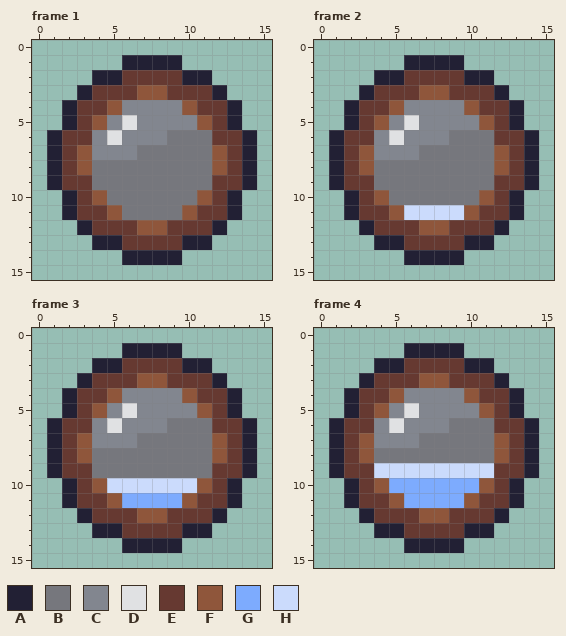
Two states of a pixel-art file, assets/art/ui/ui .ase files/tideclock.ase. The picture above was drawn from the file before the commit.
16x16 pixels, 14 frames. Colours within 5 levels of each other are drawn and written as one. Shown: frame 1, frame 2, frame 3, frame 4. The commit also changed other frames, which this record leaves out.
Palette (. is transparent): A #222034  B #76777d  C #82868f  D #e0e1e3  E #663931  F #8f563b  G #7dabfe  H #cbdbfc
After the commit:
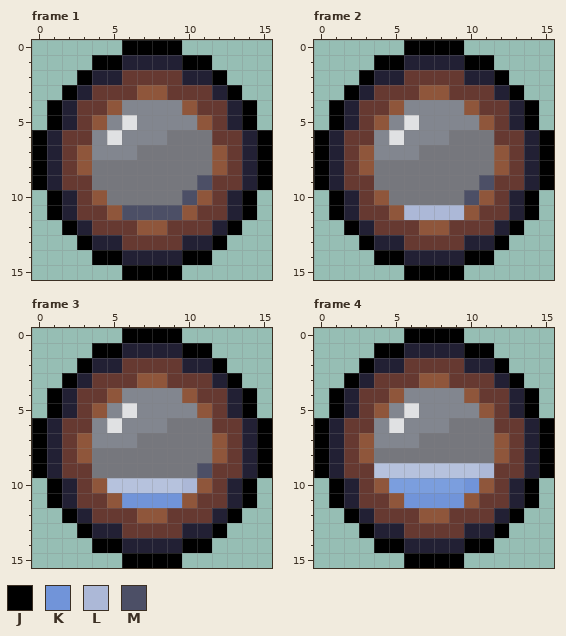
Colours new in this view: J #000000  K #7194d9  L #acb8d7  M #4c4f66
What changed:
layer "Layer 1" now shown
layer "Layer 5" opacity 100% -> 75%
@@ palette @@
-G #7dabfe
+G #7b9ede
-H #cbdbfc
+H #b6c2dd
--- frame 1, layers "Layer 2", "Layer 1"
@@ x 0..15 @@
- 0 ................
- 1 ......AAAA......
- 2 ....AAEEEEAA....
- 3 ...AEEEFFEEEA...
- 4 ..AEEFCCCCFEEA..
- 5 ..AEFCDCCCCFEA..
- 6 .AEECDCCCBBBEEA.
- 7 .AEFCCCBBBBBFEA.
- 8 .AEFBBBBBBBBFEA.
- 9 .AEEBBBBBBBBEEA.
-10 ..AEFBBBBBBFEA..
-11 ..AEEFBBBBFEEA..
-12 ...AEEEFFEEEA...
-13 ....AAEEEEAA....
-14 ......AAAA......
-15 ................
+ 0 ......JJJJ......
+ 1 ....JJAAAAJJ....
+ 2 ...JAAEEEEAAJ...
+ 3 ..JAEEEFFEEEAJ..
+ 4 .JAEEFCCCCFEEAJ.
+ 5 .JAEFCDCCCCFEAJ.
+ 6 JAEECDCCCBBBEEAJ
+ 7 JAEFCCCBBBBBFEAJ
+ 8 JAEFBBBBBBBBFEAJ
+ 9 JAEEBBBBBBBMEEAJ
+10 .JAEFBBBBBMFEAJ.
+11 .JAEEFMMMMFEEAJ.
+12 ..JAEEEFFEEEAJ..
+13 ...JAAEEEEAAJ...
+14 ....JJAAAAJJ....
+15 ......JJJJ......
--- frame 2, layers "Layer 2", "Layer 1"
@@ x 0..15 @@
- 0 ................
- 1 ......AAAA......
- 2 ....AAEEEEAA....
- 3 ...AEEEFFEEEA...
- 4 ..AEEFCCCCFEEA..
- 5 ..AEFCDCCCCFEA..
- 6 .AEECDCCCBBBEEA.
- 7 .AEFCCCBBBBBFEA.
- 8 .AEFBBBBBBBBFEA.
- 9 .AEEBBBBBBBBEEA.
-10 ..AEFBBBBBBFEA..
-11 ..AEEFHHHHFEEA..
-12 ...AEEEFFEEEA...
-13 ....AAEEEEAA....
-14 ......AAAA......
-15 ................
+ 0 ......JJJJ......
+ 1 ....JJAAAAJJ....
+ 2 ...JAAEEEEAAJ...
+ 3 ..JAEEEFFEEEAJ..
+ 4 .JAEEFCCCCFEEAJ.
+ 5 .JAEFCDCCCCFEAJ.
+ 6 JAEECDCCCBBBEEAJ
+ 7 JAEFCCCBBBBBFEAJ
+ 8 JAEFBBBBBBBBFEAJ
+ 9 JAEEBBBBBBBMEEAJ
+10 .JAEFBBBBBMFEAJ.
+11 .JAEEFLLLLFEEAJ.
+12 ..JAEEEFFEEEAJ..
+13 ...JAAEEEEAAJ...
+14 ....JJAAAAJJ....
+15 ......JJJJ......
--- frame 3, layers "Layer 2", "Layer 1"
@@ x 0..15 @@
- 0 ................
- 1 ......AAAA......
- 2 ....AAEEEEAA....
- 3 ...AEEEFFEEEA...
- 4 ..AEEFCCCCFEEA..
- 5 ..AEFCDCCCCFEA..
- 6 .AEECDCCCBBBEEA.
- 7 .AEFCCCBBBBBFEA.
- 8 .AEFBBBBBBBBFEA.
- 9 .AEEBBBBBBBBEEA.
-10 ..AEFHHHHHHFEA..
-11 ..AEEFGGGGFEEA..
-12 ...AEEEFFEEEA...
-13 ....AAEEEEAA....
-14 ......AAAA......
-15 ................
+ 0 ......JJJJ......
+ 1 ....JJAAAAJJ....
+ 2 ...JAAEEEEAAJ...
+ 3 ..JAEEEFFEEEAJ..
+ 4 .JAEEFCCCCFEEAJ.
+ 5 .JAEFCDCCCCFEAJ.
+ 6 JAEECDCCCBBBEEAJ
+ 7 JAEFCCCBBBBBFEAJ
+ 8 JAEFBBBBBBBBFEAJ
+ 9 JAEEBBBBBBBMEEAJ
+10 .JAEFHHHHHLFEAJ.
+11 .JAEEFKKKKFEEAJ.
+12 ..JAEEEFFEEEAJ..
+13 ...JAAEEEEAAJ...
+14 ....JJAAAAJJ....
+15 ......JJJJ......
--- frame 4, layers "Layer 2", "Layer 1"
@@ x 0..15 @@
- 0 ................
- 1 ......AAAA......
- 2 ....AAEEEEAA....
- 3 ...AEEEFFEEEA...
- 4 ..AEEFCCCCFEEA..
- 5 ..AEFCDCCCCFEA..
- 6 .AEECDCCCBBBEEA.
- 7 .AEFCCCBBBBBFEA.
- 8 .AEFBBBBBBBBFEA.
- 9 .AEEHHHHHHHHEEA.
-10 ..AEFGGGGGGFEA..
-11 ..AEEFGGGGFEEA..
-12 ...AEEEFFEEEA...
-13 ....AAEEEEAA....
-14 ......AAAA......
-15 ................
+ 0 ......JJJJ......
+ 1 ....JJAAAAJJ....
+ 2 ...JAAEEEEAAJ...
+ 3 ..JAEEEFFEEEAJ..
+ 4 .JAEEFCCCCFEEAJ.
+ 5 .JAEFCDCCCCFEAJ.
+ 6 JAEECDCCCBBBEEAJ
+ 7 JAEFCCCBBBBBFEAJ
+ 8 JAEFBBBBBBBBFEAJ
+ 9 JAEEHHHHHHHLEEAJ
+10 .JAEFGGGGGKFEAJ.
+11 .JAEEFKKKKFEEAJ.
+12 ..JAEEEFFEEEAJ..
+13 ...JAAEEEEAAJ...
+14 ....JJAAAAJJ....
+15 ......JJJJ......
